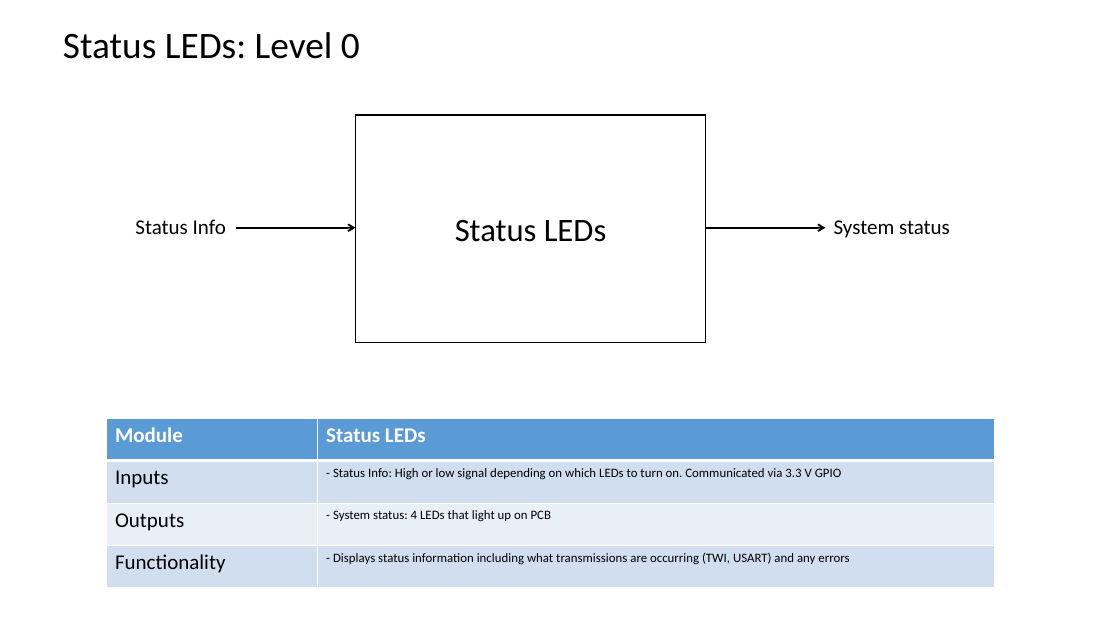
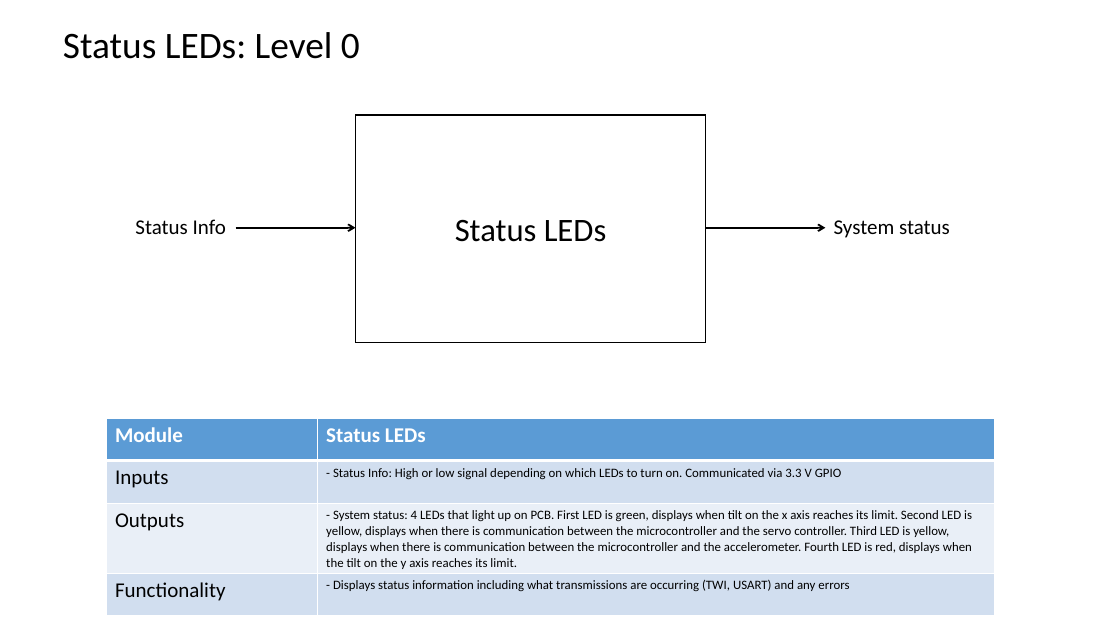
Before and after one commit to hsean/ECE-411-Practicum, a slide deck: slide 10 of Block Diagram/HW5_BlockDiagrams.pptx. Drawn at 1120x630 pixels with LibreOffice and Linux fonts; fonts in the diff are those of the drawing. Boxes give left, top, right and bottom in pixels: in the first picture for what was removed or moved away, otherwise in the second. Text is boxed around its words. In the diff, an @@ line names an element or a change of style, - is before the commit and + after.

```diff
--- a/Block Diagram/HW5_BlockDiagrams.pptx
+++ b/Block Diagram/HW5_BlockDiagrams.pptx
@@ table at (107, 418, 995, 616) @@
-row 3, column 2: - System status: 4 LEDs that light up on PCB
+row 3, column 2: - System status: 4 LEDs that light up on PCB. First LED is green, displays when tilt on the x axis reaches its limit. Second LED is yellow, displays when there is communication between the microcontroller and the servo controller. Third LED is yellow, displays when there is communication between the microcontroller and the accelerometer. Fourth LED is red, displays when the tilt on the y axis reaches its limit.
```
Also in this commit, not shown: 10 other slides changed, 1 other file.
